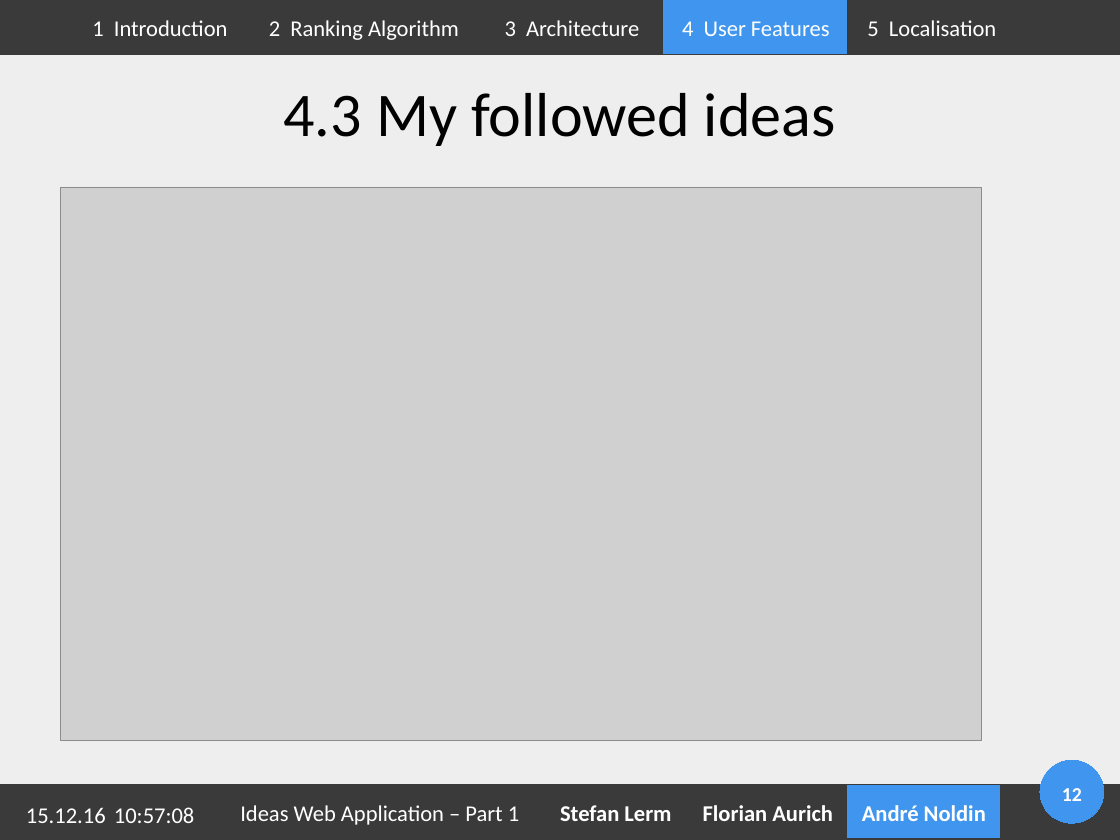
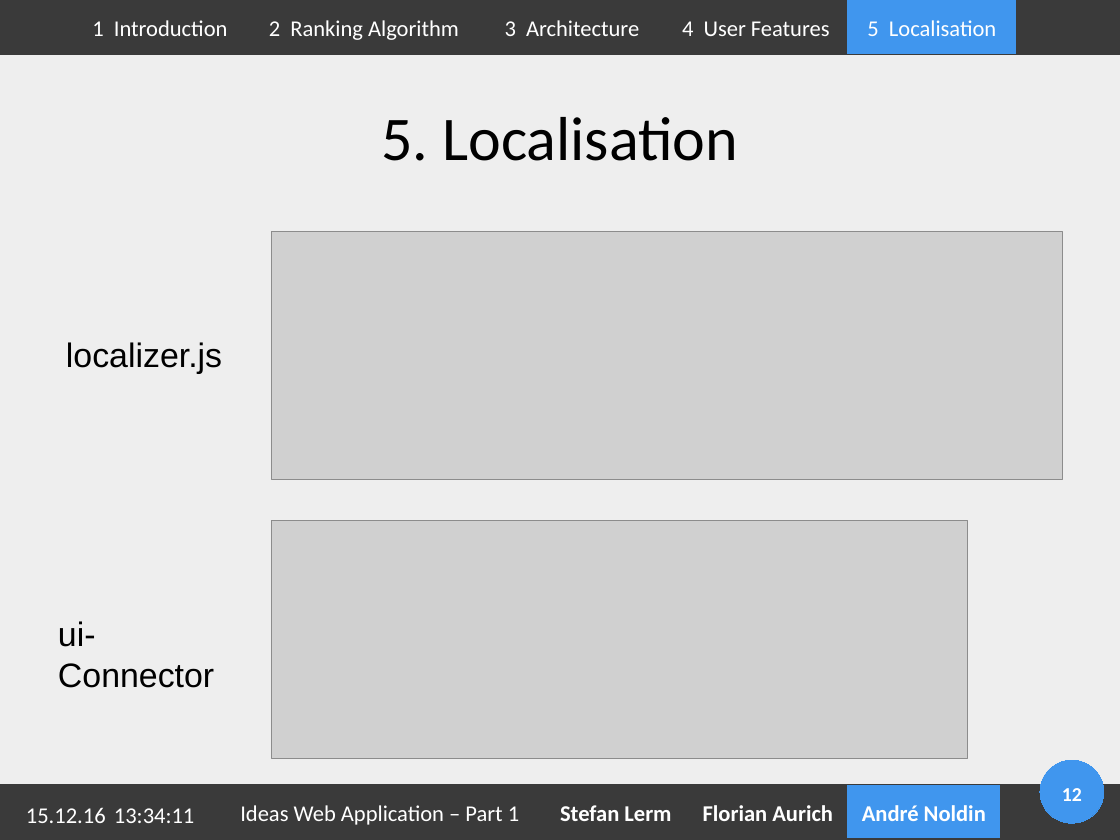
Before and after one commit to Geopras/IdeaWatcher, a slide deck: slide 12 of presentation/part1.odp. Drawn at 1120x840 pixels with LibreOffice and Linux fonts; fonts in the diff are those of the drawing; grey boxes stand for pictures; background and template pictures are left out. Boxes give left, top, right and bottom in pixels: in the first picture for what was removed or moved away, otherwise in the second. Text is boxed around its words. In the diff, an @@ line names an element or a change of style, - is before the commit and + after.

```diff
--- a/presentation/part1.odp
+++ b/presentation/part1.odp
@@ rectangle "4 User Features" at (665,0,849,54): fill #4096EE to #3A3A3A; outline #4096EE 0 pt to #3A3A3A 0 pt @@
@@ rectangle "5 Localisation" at (849,0,1016,54): fill #3A3A3A to #4096EE; outline #3A3A3A 0 pt to #4096EE 0 pt @@
@@ title removed at (284,93,836,146) @@
-4.3 My followed ideas
@@ title added at (381,117,738,161), 44 pt, text #000000 @@
+5. Localisation
@@ picture: place and size @@
-picture at (60,187,982,740)
+picture at (272,232,1063,480)
@@ text added at (66,342,222,373), 24 pt, text #000000 @@
+localizer.js
@@ picture added at (272,520,969,758) @@
@@ text added at (58,621,214,688), 24 pt, text #000000 @@
+ui-Connector
@@ text at (114,808,194,823): text changed @@
-10:57:08
+13:34:11
```
Also in this commit, not shown: 10 other slides changed, 2 slides removed.
